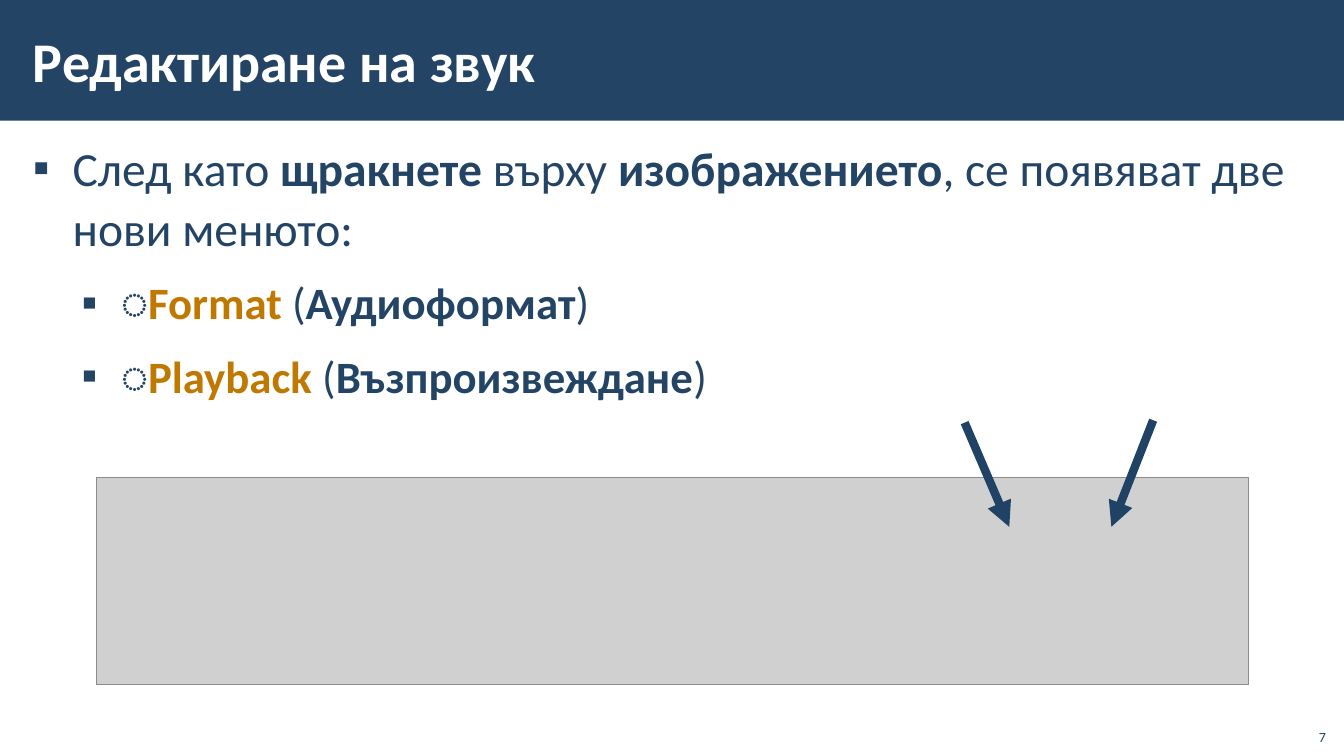
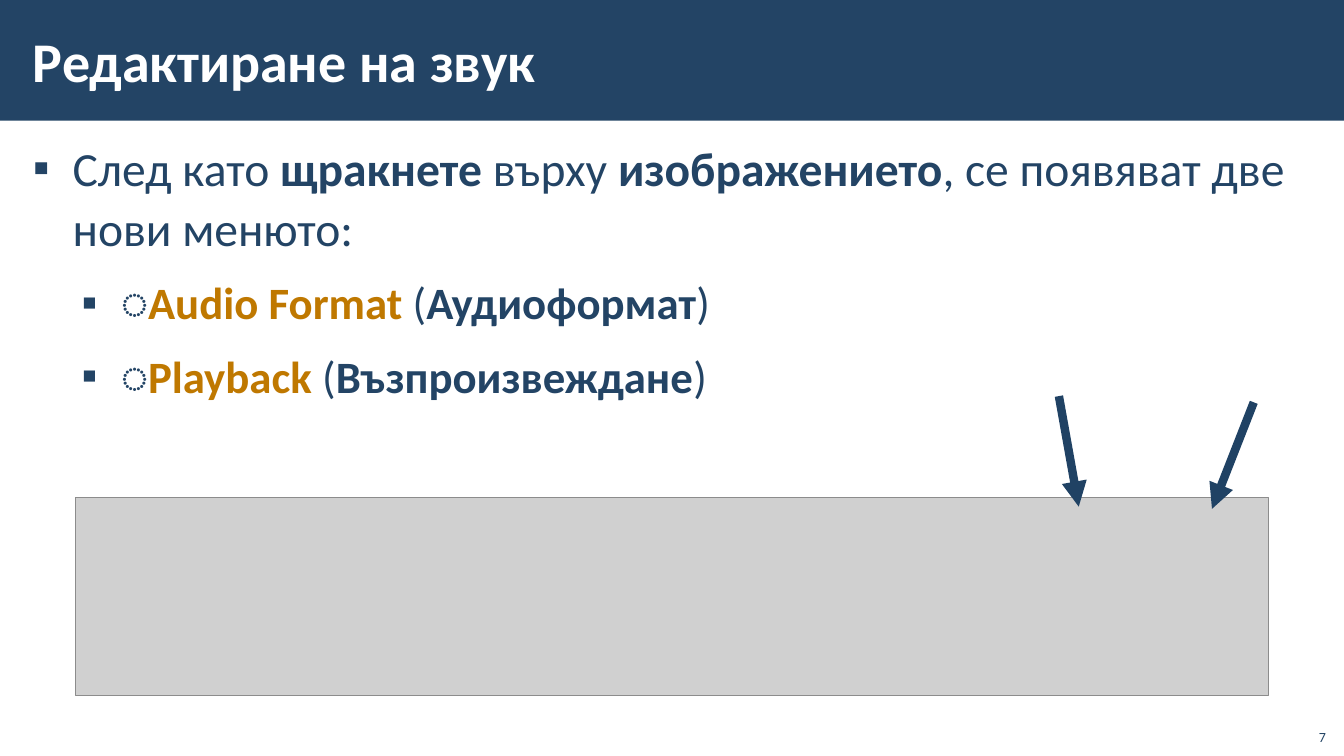
Before and after one commit to BG-IT-Edu/School-Programming, a slide deck: slide 7 of Courses/Computer-Modeling-and-IT/Computer-Modeling-and-IT-6-Class/17-Using-Sound-Files-and-Design-Editing/17-Using-Sound-Files-and-Design-Editing.pptx. Drawn at 1344x756 pixels with LibreOffice and Linux fonts; fonts in the diff are those of the drawing; grey boxes stand for pictures; background and template pictures are left out. Boxes give left, top, right and bottom in pixels: in the first picture for what was removed or moved away, otherwise in the second. Text is boxed around its words. In the diff, an @@ line names an element or a change of style, - is before the commit and + after.

```diff
--- a/Courses/Computer-Modeling-and-IT/Computer-Modeling-and-IT-6-Class/17-Using-Sound-Files-and-Design-Editing/17-Using-Sound-Files-and-Design-Editing.pptx
+++ b/Courses/Computer-Modeling-and-IT/Computer-Modeling-and-IT-6-Class/17-Using-Sound-Files-and-Design-Editing/17-Using-Sound-Files-and-Design-Editing.pptx
@@ text at (121,286,710,327): text changed @@
-  ▪ ͏Format (Аудиоформат)
+  ▪ ͏Audio Format (Аудиоформат)
@@ arrow moved from (965, 422) - (1009, 527) to (1060, 396) - (1079, 507) @@
@@ arrow moved from (1153, 420) - (1112, 527) to (1254, 402) - (1212, 509) @@
@@ picture: place and size @@
-picture at (97,477,1248,684)
+picture at (76,497,1269,696)
```
Also in this commit, not shown: 8 other slides changed.
